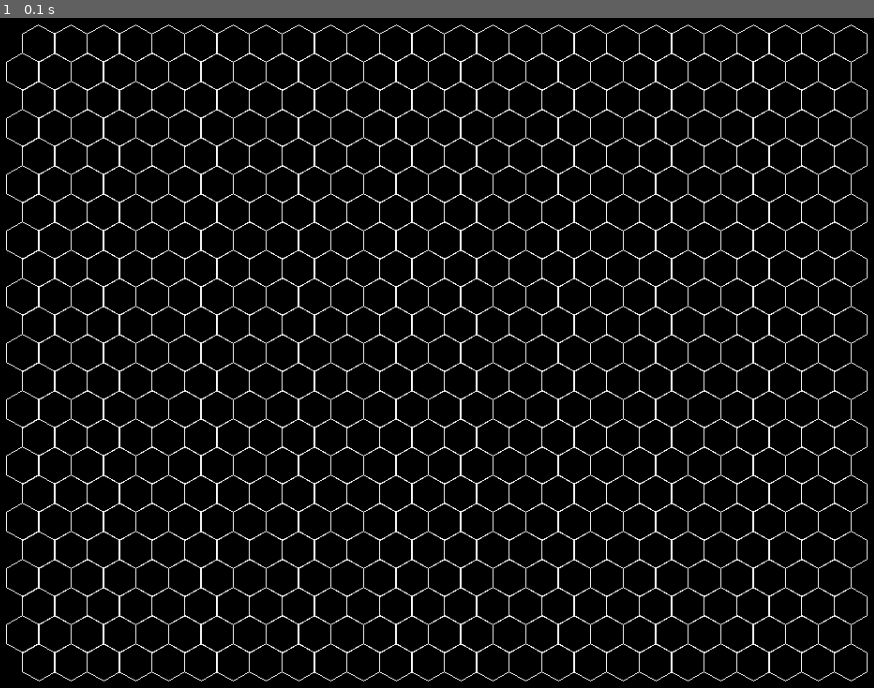
Above: before the commit, frame 1.
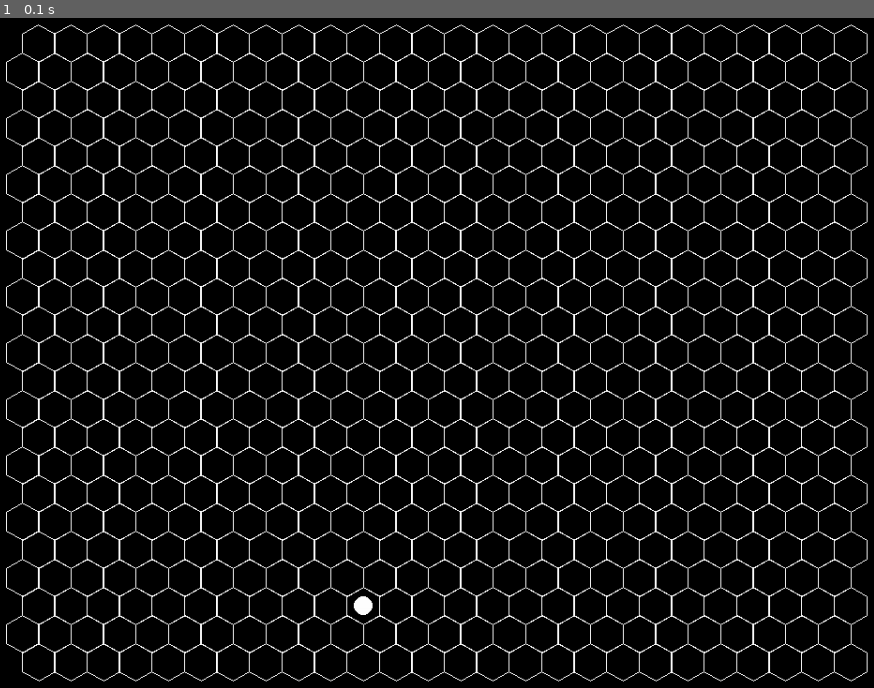
Above: after the commit, the same moment.

Repository: Ghost-VAC/VAC-conquest
Game: pygame game, started from main.py
The game is run twice, just before and just after one commit, with the same random seed, the same clock (stepped at 60 frames per second) and the same inputs.
Inputs:
- Up to frame 1 (0.1 s): no input

The runs differ from the first frame. In frame 1, less than 0.1% of the frame differs, in the area x 40-43%, y 86-90%.

Commit message:
Make the character class begin the move function

Diff:
--- a/contents/board/backboard.py
+++ b/contents/board/backboard.py
@@ -18,7 +18,7 @@
 
     def draw_board(self, radius, stroke_width=1):
         """
-        Draws the board on the screen
+        Draws the board on the board
         :param radius: Radius of the hexagon
         :param stroke_width: Stroke width
         :return: None
@@ -58,6 +58,9 @@
 
                 pygame.draw.polygon(self.screen, WHITE, self.cases[y][x].hexagon.get_points(), width=stroke_width)
 
+    def custom_len(self):
+        return len(self.cases), len(self.cases[0])
+
 
 class Case:
     def __init__(self, center, size, kind=None, occupant=None):
--- /dev/null
+++ b/contents/characters/characters.py
@@ -0,0 +1,37 @@
+import pygame.draw
+
+from contents.utility.constants import *
+
+
+class Character:
+    def __init__(self, board, position, life):
+        """
+        Creates a character
+        :param board: Board
+        :param position:
+        """
+        self.board = board
+        self.position = position
+        self.life = life
+
+    def heal(self, life):
+        """
+        Heals the character
+        :return: int
+        """
+        self.life += life
+        return self.life
+
+
+class Soldier(Character):
+    def __init__(self, board, position, life=100):
+        super().__init__(board, position, life)
+        self.draw_coordinates = board.cases[position[0]][position[1]].center
+
+        pygame.draw.circle(board.screen,WHITE,self.draw_coordinates,10)
+
+    def move(self,dx, dy):
+        print(self.board.custom_len())
+
+        if 0 <= self.position[0]+dx < self.board.custom_len()[0] and 0 <= self.position[1]+dy < self.board.custom_len()[1]:
+            self.position = self.position + (dx,dy)
--- a/main.py
+++ b/main.py
@@ -7,6 +7,7 @@
 import sys
 import pygame
 import contents.board.backboard
+import contents.characters.characters
 
 if __name__ == "__main__":
     pygame.init()
@@ -16,6 +17,11 @@
     board = contents.board.backboard.Board(screen, width, height)
     board.draw_board(20)
 
+    soldat = contents.characters.characters.Soldier(board, (20, 10))
+
+    pygame.display.flip()
+
+    soldat.move(20,-2)
     pygame.display.flip()
 
     while True:
